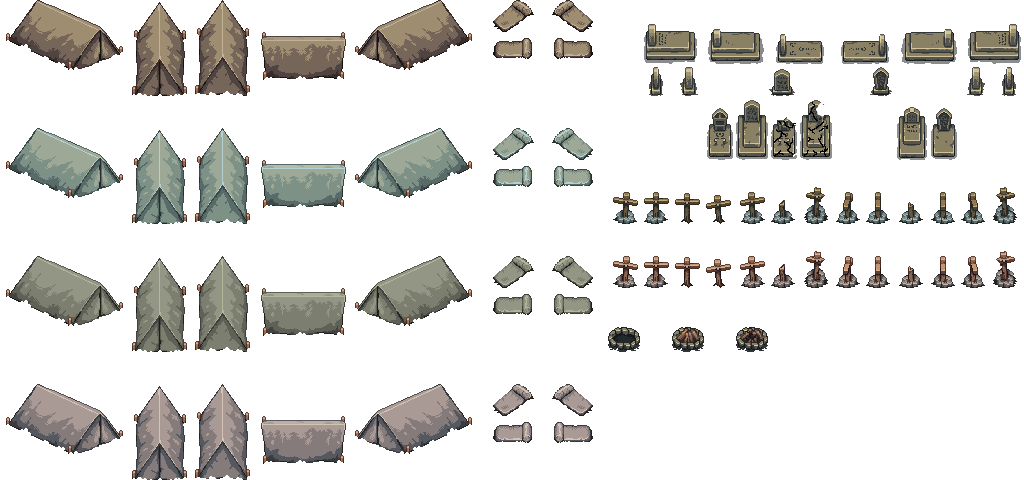
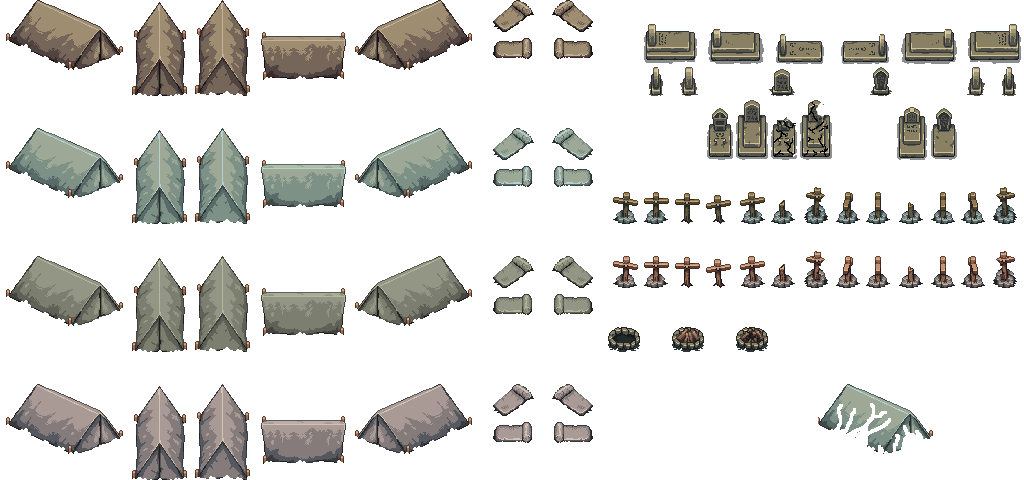
Revision of a layered (1024, 480) image; what changed, layer by layer:
painted on "Camp_Graves.psd" over box(818, 384, 933, 454)
